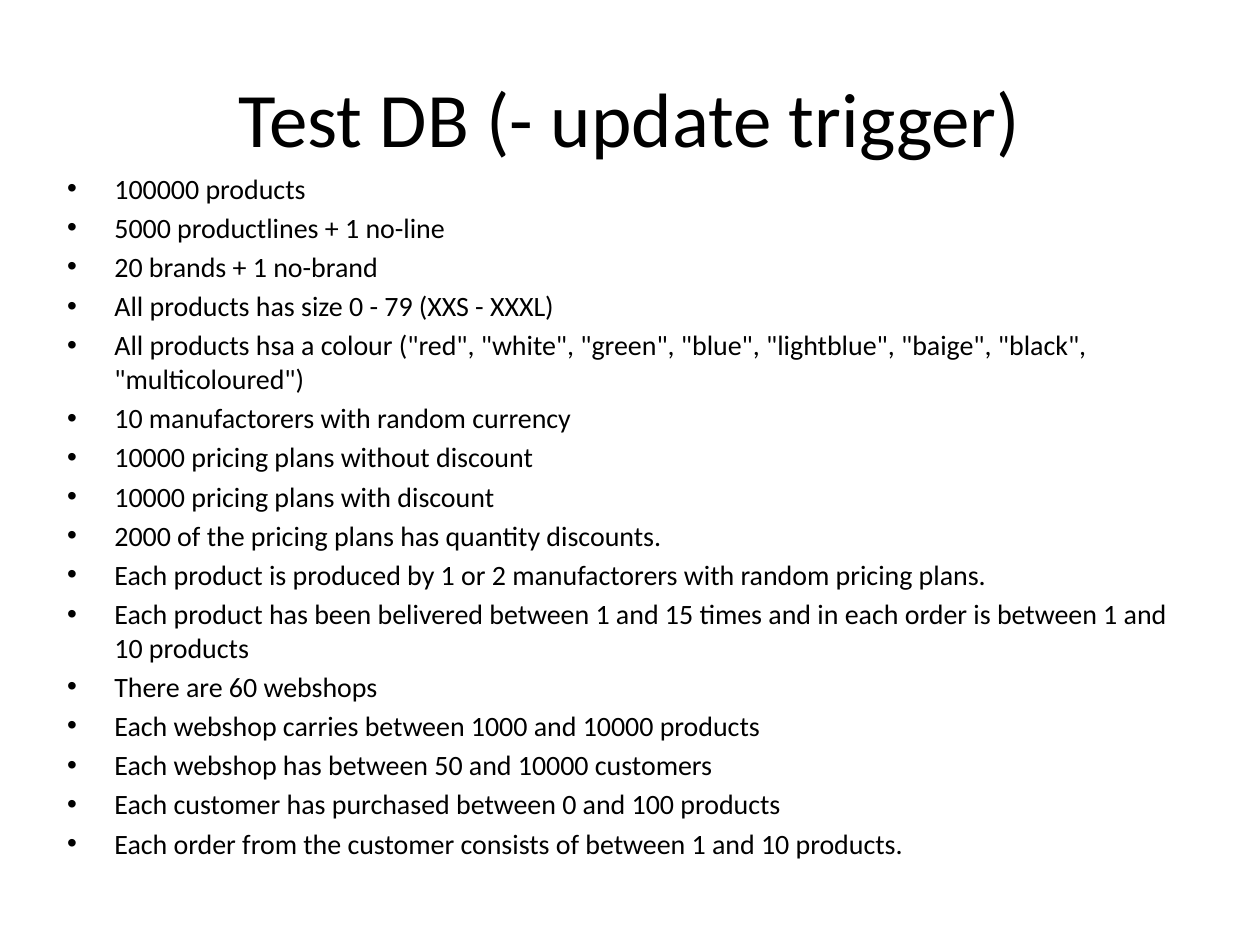
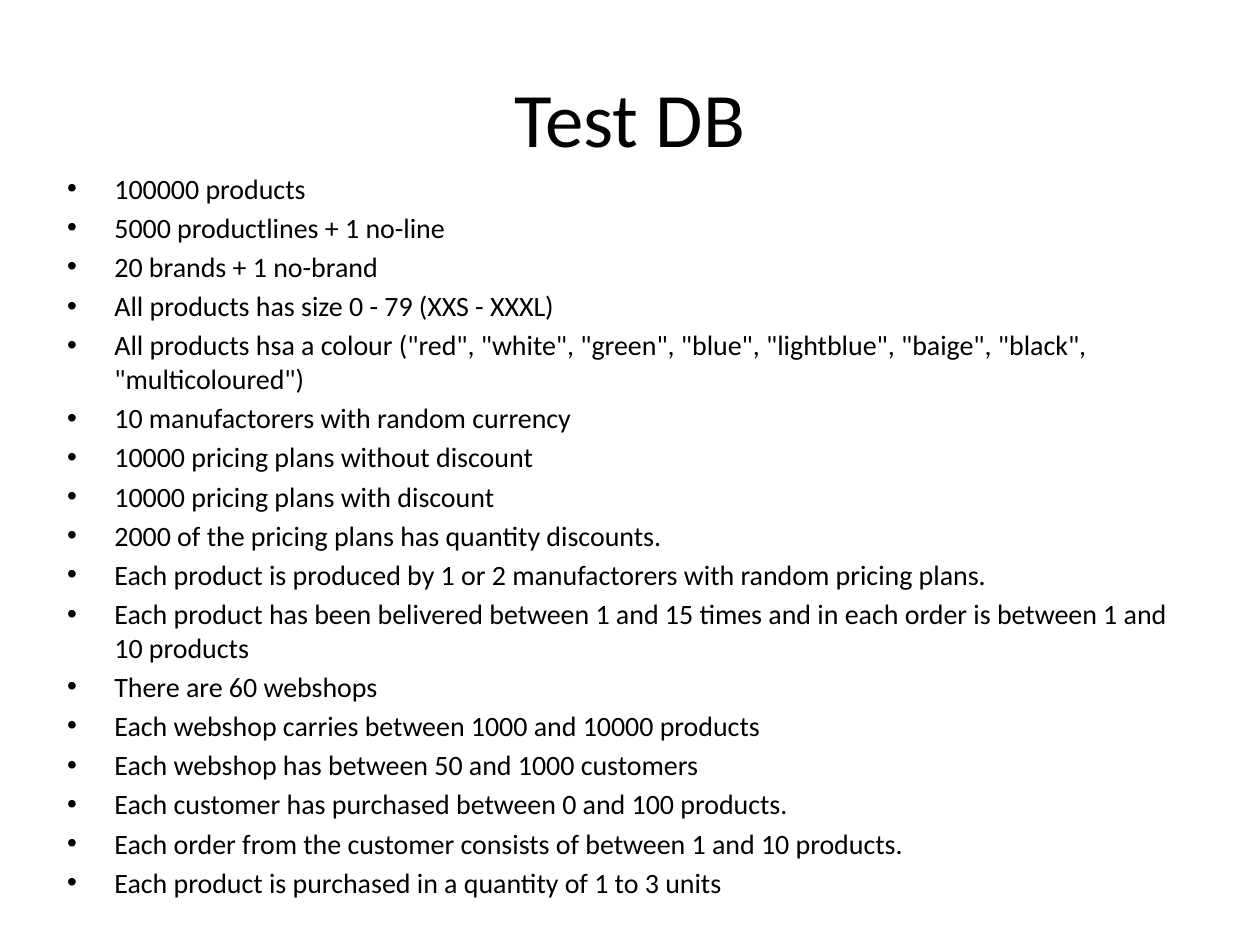
Before and after one commit to ahpoder/masterofit2009, a slide deck: slide 3 of DatabaseDesign/DatabaseManagementSystems/Presentation_week40.pptx. Drawn at 1260x945 pixels with LibreOffice and Linux fonts; fonts in the diff are those of the drawing. Boxes give left, top, right and bottom in pixels: in the first picture for what was removed or moved away, otherwise in the second. Text is boxed around its words. In the diff, an @@ line names an element or a change of style, - is before the commit and + after.

Commit message:
Updating presentation and finishing generating the test db.

```diff
--- a/DatabaseDesign/DatabaseManagementSystems/Presentation_week40.pptx
+++ b/DatabaseDesign/DatabaseManagementSystems/Presentation_week40.pptx
@@ title at <box>515,97,745,148</box>: text changed @@
-Test DB (- update trigger)
+Test DB
@@ text at <box>114,755,787,819</box>: text changed @@
-• Each webshop has between 50 and 10000 customers
-• Each customer has purchased between 0 and 100 products
+• Each webshop has between 50 and 1000 customers
+• Each customer has purchased between 0 and 100 products.
@@ text at <box>114,873,721,898</box>: paragraph added @@
+• Each product is purchased in a quantity of 1 to 3 units
```
Also in this commit, not shown: 1 slide added, 4 other files.
